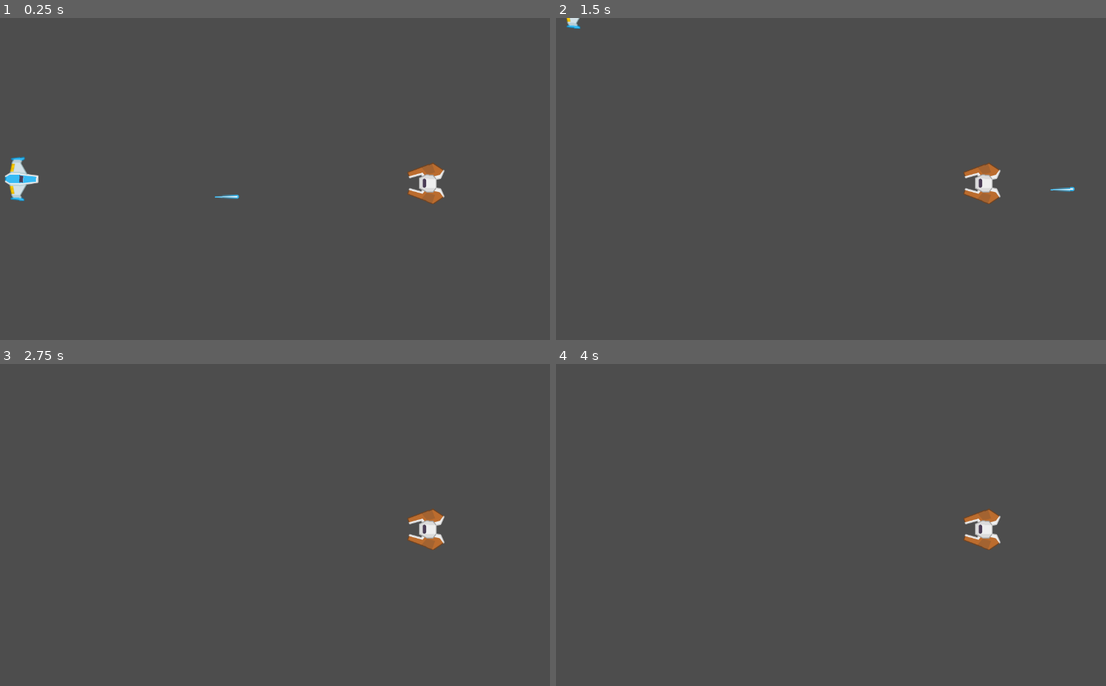
Above: before the commit, frames 1-4 (two rows, left to right).
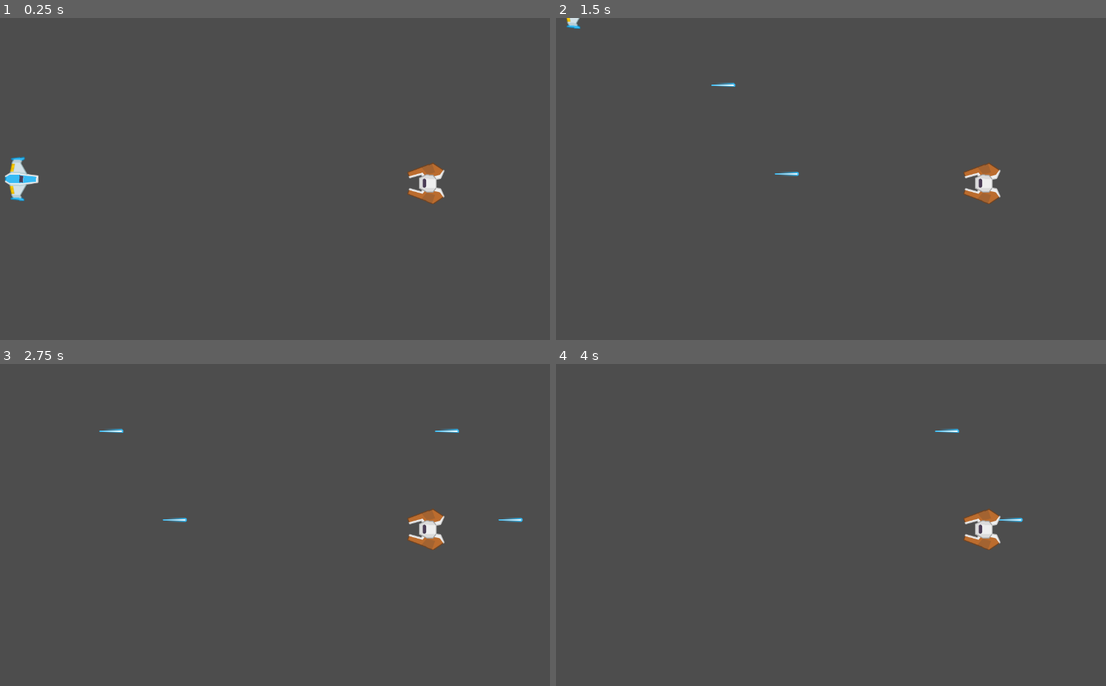
Above: after the commit, the same moments.

Repository: devlup-fsu/your-first-game-fall-2023
Game: Godot game, scene res://root.tscn
The game is run twice, just before and just after one commit, with the same random seed, the same clock (stepped at 60 frames per second) and the same inputs.
Inputs:
- Up to frame 1 (0.25 s): no input
- Up to frame 2 (1.5 s): tap Enter at 0.5 s; hold W (player_up) 0.53-1.28 s; hold Space (player_shoot) 0.53-1.28 s; hold S (player_down) from 1.28 s (still down); tap Space (player_shoot) at 1.35 s
- Up to frame 3 (2.75 s): release S (player_down) at 2.03 s; hold W (player_up) from 2.03 s (still down); hold Space (player_shoot) from 2.03 s (still down)
- Up to frame 4 (4 s): release Space (player_shoot) at 2.78 s; tap Space (player_shoot) at 2.85 s; release W (player_up) at 3.53 s; hold S (player_down) from 3.53 s (still down); hold Space (player_shoot) from 3.53 s (still down)

The runs differ from the first frame. In frame 1, less than 0.1% of the frame differs, in the area x 39-44%, y 54-57%; in frame 2, 0.1%; in frame 3, 0.2%, in the area x 17-96%, y 20-50%; in frame 4, less than 0.1%.

Commit message:
Add player laser shooting

Diff:
--- /dev/null
+++ b/autoloads/laser_spawner.gd
@@ -0,0 +1,10 @@
+extends Node2D
+
+const LASER_SCENE: PackedScene = preload("res://entities/laser/laser.tscn")
+
+
+func spawn(global_pos: Vector2, rotation_deg: float):
+    var laser = LASER_SCENE.instantiate()
+    add_child(laser)
+    laser.global_position = global_pos
+    laser.rotation_degrees = rotation_deg
--- /dev/null
+++ b/entities/player/player.gd
@@ -0,0 +1,21 @@
+extends CharacterBody2D
+
+@export var SPEED = 700.0
+
+@onready var TIMER = $Timer
+
+
+func _process(_delta):
+    if Input.is_action_pressed("player_shoot") and TIMER.is_stopped():
+        LaserSpawner.spawn(global_position, 90)
+        TIMER.start(0.25)
+
+
+func _physics_process(_delta):
+    var direction = Input.get_axis("player_up", "player_down")
+    if direction:
+        velocity.y = direction * SPEED
+    else:
+        velocity.y = 0
+
+    move_and_slide()
--- a/entities/player/player.tscn
+++ b/entities/player/player.tscn
@@ -1,6 +1,6 @@
 [gd_scene load_steps=4 format=3 uid="uid://c7lmyftpm7xfx"]
 
-[ext_resource type="Script" path="res://entities/player/player_movement.gd" id="1_5lfi7"]
+[ext_resource type="Script" path="res://entities/player/player.gd" id="1_0jpfs"]
 [ext_resource type="Texture2D" uid="uid://cl6itu418lwyn" path="res://entities/player/player_blue.png" id="1_ns25l"]
 
 [sub_resource type="CapsuleShape2D" id="CapsuleShape2D_s5joy"]
@@ -8,7 +8,7 @@
 height = 70.0
 
 [node name="Player" type="CharacterBody2D"]
-script = ExtResource("1_5lfi7")
+script = ExtResource("1_0jpfs")
 
 [node name="Sprite2D" type="Sprite2D" parent="."]
 rotation = 1.5708
@@ -17,3 +17,6 @@
 [node name="CollisionShape2D" type="CollisionShape2D" parent="."]
 position = Vector2(-13, 0)
 shape = SubResource("CapsuleShape2D_s5joy")
+
+[node name="Timer" type="Timer" parent="."]
+one_shot = true
--- a/entities/player/player_movement.gd
+++ /dev/null
@@ -1,13 +0,0 @@
-extends CharacterBody2D
-
-@export var SPEED = 700.0
-
-
-func _physics_process(delta):
-    var direction = Input.get_axis("player_up", "player_down")
-    if direction:
-        velocity.y = direction * SPEED
-    else:
-        velocity.y = 0
-
-    move_and_slide()
--- a/project.godot
+++ b/project.godot
@@ -14,6 +14,10 @@
 run/main_scene="res://root.tscn"
 config/features=PackedStringArray("4.1", "Forward Plus")
 config/icon="res://icon.svg"
+
+[autoload]
+
+LaserSpawner="*res://autoloads/laser_spawner.gd"
 
 [display]
 
--- a/root.tscn
+++ b/root.tscn
@@ -1,8 +1,7 @@
-[gd_scene load_steps=4 format=3 uid="uid://kvyekors3lat"]
+[gd_scene load_steps=3 format=3 uid="uid://kvyekors3lat"]
 
 [ext_resource type="PackedScene" uid="uid://c7lmyftpm7xfx" path="res://entities/player/player.tscn" id="1_334o3"]
 [ext_resource type="PackedScene" uid="uid://b6jvubmd08clm" path="res://entities/enemy/base_enemy.tscn" id="2_bf6ke"]
-[ext_resource type="PackedScene" uid="uid://p3s8cngnh3nq" path="res://entities/laser/laser.tscn" id="3_sjowj"]
 
 [node name="Root" type="Node2D"]
 
@@ -11,7 +10,3 @@
 
 [node name="BaseEnemy" parent="." instance=ExtResource("2_bf6ke")]
 position = Vector2(1003, 370)
-
-[node name="Laser" parent="." instance=ExtResource("3_sjowj")]
-position = Vector2(433, 403)
-rotation = 1.54473
